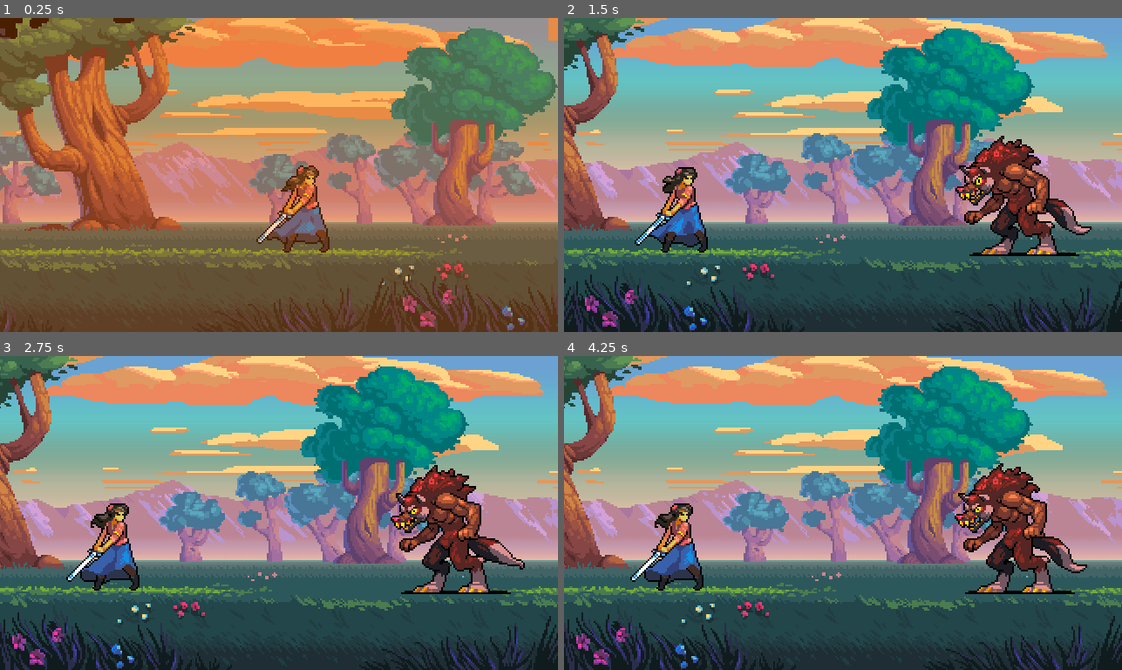
Above: before the commit, frames 1-4 (two rows, left to right).
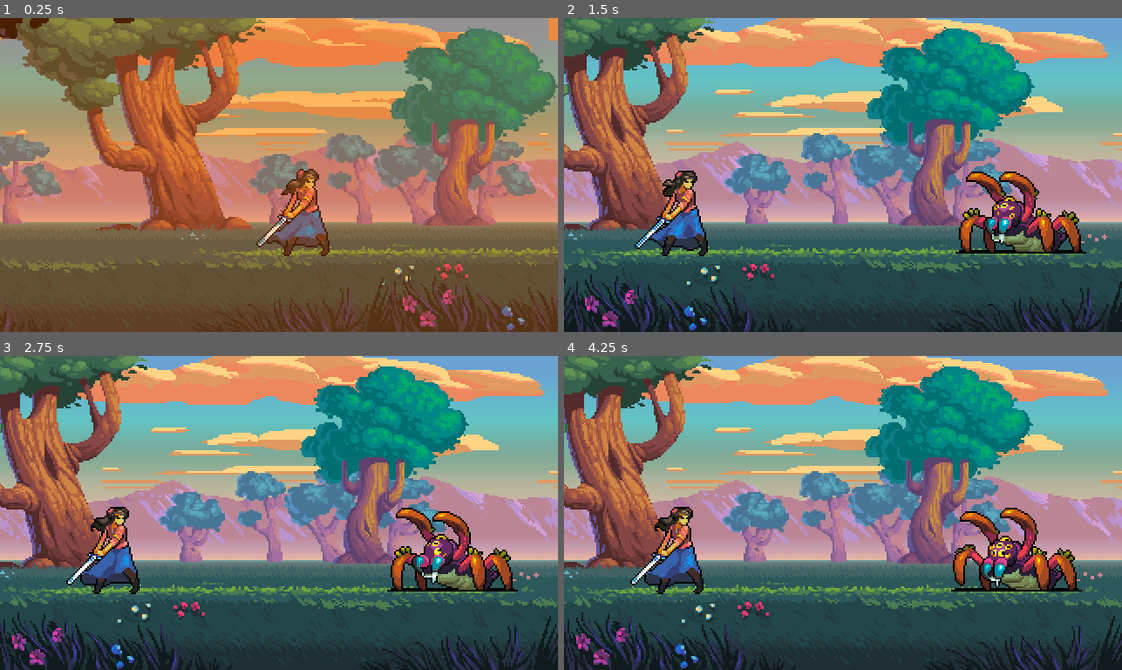
Above: after the commit, the same moments.

Repository: IcefoxCross/RPG_Udemy_GMS2GODOT
Game: Godot game, scene res://MainScenes/Battle/Battle.tscn
The game is run twice, just before and just after one commit, with the same random seed, the same clock (stepped at 60 frames per second) and the same inputs. This scene is started directly instead of the project's main scene. The engine's default icon, where the game draws it, is replaced by a stand-in: a white triangle on a blue panel in a dark square.
Inputs:
- Up to frame 1 (0.25 s): no input
- Up to frame 2 (1.5 s): hold Right (move_right) 0.53-1.28 s; hold Down (move_down) from 1.28 s (still down)
- Up to frame 3 (2.75 s): release Down (move_down) at 2.03 s; hold Right (move_right) from 2.03 s (still down)
- Up to frame 4 (4.25 s): release Right (move_right) at 2.78 s; hold Up (move_up) 2.78-3.53 s; hold Left (move_left) from 3.53 s (still down)

The runs differ from the first frame. In frame 1, 22% of the frame differs, in the area x 0-100%, y 0-78%; in frame 2, 19%; in frame 3, 19%; in frame 4, 19%.

Commit message:
section 13/class 39

Diff:
--- a/Engine/GameData.gd
+++ b/Engine/GameData.gd
@@ -22,7 +22,7 @@
 			"experience": 0,
 			"actions": []
 		},
-		"monster": {
+		"spider": {
 			"name": "Spider",
 			"health": 3,
 			"attack": 5,
--- a/MainScenes/Battle/Battle.tscn
+++ b/MainScenes/Battle/Battle.tscn
@@ -12,8 +12,8 @@
 [ext_resource path="res://UI/Assets/Battle/b_trees_foreground.png" type="Texture" id=10]
 [ext_resource path="res://MainScenes/GameCamera.tscn" type="PackedScene" id=11]
 [ext_resource path="res://MainScenes/Battle/BattleCamera.gd" type="Script" id=12]
-[ext_resource path="res://MainScenes/Battle/Units/PlayerUnit.tscn" type="PackedScene" id=13]
-[ext_resource path="res://MainScenes/Battle/Units/EnemyUnit.tscn" type="PackedScene" id=14]
+[ext_resource path="res://MainScenes/Battle/Units/EnemyUnit.tscn" type="PackedScene" id=13]
+[ext_resource path="res://MainScenes/Battle/Units/PlayerUnit.tscn" type="PackedScene" id=14]
 [ext_resource path="res://icon.png" type="Texture" id=15]
 
 [sub_resource type="TileSet" id=1]
@@ -56,18 +56,17 @@
 region_rect = Rect2( 0, 0, 1000, 180 )
 
 [node name="Sprite4" type="Sprite" parent="Background"]
-position = Vector2( 120, 0 )
+position = Vector2( 160, 0 )
 texture = ExtResource( 6 )
 centered = false
 region_enabled = true
 region_rect = Rect2( 0, 0, 960, 180 )
 
 [node name="Sprite5" type="Sprite" parent="Background"]
-position = Vector2( 270, 0 )
 texture = ExtResource( 7 )
 centered = false
 region_enabled = true
-region_rect = Rect2( 0, 0, 840, 180 )
+region_rect = Rect2( 0, 0, 1260, 180 )
 
 [node name="Sprite6" type="Sprite" parent="Background"]
 position = Vector2( 112, 0 )
@@ -100,11 +99,12 @@
 [node name="Units" type="Node" parent="."]
 editor/display_folded = true
 
-[node name="PlayerUnit" parent="Units" instance=ExtResource( 13 )]
-position = Vector2( 544, 224 )
+[node name="EnemyUnit" parent="Units" instance=ExtResource( 13 )]
+position = Vector2( 736, 200 )
+unit_name = "spider"
 
-[node name="EnemyUnit" parent="Units" instance=ExtResource( 14 )]
-position = Vector2( 736, 226 )
+[node name="PlayerUnit" parent="Units" instance=ExtResource( 14 )]
+position = Vector2( 544, 184 )
 
 [node name="IdleView" type="TileMap" parent="."]
 visible = false
--- a/MainScenes/Battle/Units/BattleUnit.gd
+++ b/MainScenes/Battle/Units/BattleUnit.gd
@@ -1,12 +1,57 @@
 extends Node2D
+
+onready var sprite = $Sprite
+onready var anim = $AnimationPlayer
+
+var level
+var _class
+var items
+var actions
+var stats
+var draw_health
 
 var action_meter
 var max_action_meter
 var item_index
 var state
 
+var stats_object
+var anim_speed = {}
+var sprites = {}
+
 func _ready():
 	action_meter = 0
 	max_action_meter = 100
 	item_index = 0
 	state = null
+
+func start(_name, _level, is_enemy, idle_speed, attack_speed, hit_speed, range_speed):
+	level = _level
+	# Stats object
+	stats_object = self
+	if not is_enemy:
+		stats_object = Stats
+	# Enemy stats
+	if is_enemy:
+		stats = Stats.get_stats_from_class(_name)
+		draw_health = stats["health"]
+	sprite.flip_h = is_enemy
+
+	sprites["idle"] = load(str("res://MainScenes/Battle/Units/Assets/",_name,"/s_battle_",_name,"_idle.png"))
+	sprites["approach"] = load(str("res://MainScenes/Battle/Units/Assets/",_name,"/s_battle_",_name,"_approach.png"))
+	sprites["attack"] = load(str("res://MainScenes/Battle/Units/Assets/",_name,"/s_battle_",_name,"_attack.png"))
+	sprites["return"] = load(str("res://MainScenes/Battle/Units/Assets/",_name,"/s_battle_",_name,"_return.png"))
+	sprites["hit"] = load(str("res://MainScenes/Battle/Units/Assets/",_name,"/s_battle_",_name,"_hit.png"))
+	sprites["ranged"] = load(str("res://MainScenes/Battle/Units/Assets/",_name,"/s_battle_",_name,"_ranged.png"))
+
+	anim_speed["idle"] = idle_speed
+	anim_speed["approach"] = 0
+	anim_speed["attack"] = attack_speed
+	anim_speed["return"] = 0
+	anim_speed["hit"] = hit_speed
+	anim_speed["ranged"] = range_speed
+
+	anim.playback_speed = anim_speed["idle"]
+	sprite.texture = sprites["idle"]
+	anim.current_animation = "idle"
+	anim.play("idle")
--- a/MainScenes/Battle/Units/BattleUnit.tscn
+++ b/MainScenes/Battle/Units/BattleUnit.tscn
@@ -1,6 +1,187 @@
-[gd_scene load_steps=2 format=2]
+[gd_scene load_steps=8 format=2]
 
 [ext_resource path="res://MainScenes/Battle/Units/BattleUnit.gd" type="Script" id=1]
 
+[sub_resource type="Animation" id=1]
+resource_name = "approach"
+length = 0.3
+tracks/0/type = "value"
+tracks/0/path = NodePath("Sprite:hframes")
+tracks/0/interp = 1
+tracks/0/loop_wrap = true
+tracks/0/imported = false
+tracks/0/enabled = true
+tracks/0/keys = {
+"times": PoolRealArray( 0 ),
+"transitions": PoolRealArray( 1 ),
+"update": 1,
+"values": [ 3 ]
+}
+tracks/1/type = "value"
+tracks/1/path = NodePath("Sprite:frame")
+tracks/1/interp = 1
+tracks/1/loop_wrap = true
+tracks/1/imported = false
+tracks/1/enabled = true
+tracks/1/keys = {
+"times": PoolRealArray( 0, 0.1, 0.2 ),
+"transitions": PoolRealArray( 1, 1, 1 ),
+"update": 1,
+"values": [ 0, 1, 2 ]
+}
+
+[sub_resource type="Animation" id=2]
+resource_name = "attack"
+length = 0.4
+tracks/0/type = "value"
+tracks/0/path = NodePath("Sprite:hframes")
+tracks/0/interp = 1
+tracks/0/loop_wrap = true
+tracks/0/imported = false
+tracks/0/enabled = true
+tracks/0/keys = {
+"times": PoolRealArray( 0 ),
+"transitions": PoolRealArray( 1 ),
+"update": 1,
+"values": [ 4 ]
+}
+tracks/1/type = "value"
+tracks/1/path = NodePath("Sprite:frame")
+tracks/1/interp = 1
+tracks/1/loop_wrap = true
+tracks/1/imported = false
+tracks/1/enabled = true
+tracks/1/keys = {
+"times": PoolRealArray( 0, 0.1, 0.2, 0.3 ),
+"transitions": PoolRealArray( 1, 1, 1, 1 ),
+"update": 1,
+"values": [ 0, 1, 2, 3 ]
+}
+
+[sub_resource type="Animation" id=3]
+resource_name = "hit"
+length = 0.3
+tracks/0/type = "value"
+tracks/0/path = NodePath("Sprite:hframes")
+tracks/0/interp = 1
+tracks/0/loop_wrap = true
+tracks/0/imported = false
+tracks/0/enabled = true
+tracks/0/keys = {
+"times": PoolRealArray( 0 ),
+"transitions": PoolRealArray( 1 ),
+"update": 1,
+"values": [ 3 ]
+}
+tracks/1/type = "value"
+tracks/1/path = NodePath("Sprite:frame")
+tracks/1/interp = 1
+tracks/1/loop_wrap = true
+tracks/1/imported = false
+tracks/1/enabled = true
+tracks/1/keys = {
+"times": PoolRealArray( 0, 0.1, 0.2 ),
+"transitions": PoolRealArray( 1, 1, 1 ),
+"update": 1,
+"values": [ 0, 1, 2 ]
+}
+
+[sub_resource type="Animation" id=4]
+resource_name = "idle"
+length = 0.4
+loop = true
+tracks/0/type = "value"
+tracks/0/path = NodePath("Sprite:hframes")
+tracks/0/interp = 1
+tracks/0/loop_wrap = true
+tracks/0/imported = false
+tracks/0/enabled = true
+tracks/0/keys = {
+"times": PoolRealArray( 0 ),
+"transitions": PoolRealArray( 1 ),
+"update": 1,
+"values": [ 4 ]
+}
+tracks/1/type = "value"
+tracks/1/path = NodePath("Sprite:frame")
+tracks/1/interp = 1
+tracks/1/loop_wrap = true
+tracks/1/imported = false
+tracks/1/enabled = true
+tracks/1/keys = {
+"times": PoolRealArray( 0, 0.1, 0.2, 0.3 ),
+"transitions": PoolRealArray( 1, 1, 1, 1 ),
+"update": 1,
+"values": [ 0, 1, 2, 3 ]
+}
+
+[sub_resource type="Animation" id=5]
+resource_name = "ranged"
+length = 0.9
+tracks/0/type = "value"
+tracks/0/path = NodePath("Sprite:hframes")
+tracks/0/interp = 1
+tracks/0/loop_wrap = true
+tracks/0/imported = false
+tracks/0/enabled = true
+tracks/0/keys = {
+"times": PoolRealArray( 0 ),
+"transitions": PoolRealArray( 1 ),
+"update": 1,
+"values": [ 9 ]
+}
+tracks/1/type = "value"
+tracks/1/path = NodePath("Sprite:frame")
+tracks/1/interp = 1
+tracks/1/loop_wrap = true
+tracks/1/imported = false
+tracks/1/enabled = true
+tracks/1/keys = {
+"times": PoolRealArray( 0, 0.1, 0.2, 0.3, 0.4, 0.5, 0.6, 0.7, 0.8 ),
+"transitions": PoolRealArray( 1, 1, 1, 1, 1, 1, 1, 1, 1 ),
+"update": 1,
+"values": [ 0, 1, 2, 3, 4, 5, 6, 7, 8 ]
+}
+
+[sub_resource type="Animation" id=6]
+resource_name = "return"
+length = 0.5
+tracks/0/type = "value"
+tracks/0/path = NodePath("Sprite:hframes")
+tracks/0/interp = 1
+tracks/0/loop_wrap = true
+tracks/0/imported = false
+tracks/0/enabled = true
+tracks/0/keys = {
+"times": PoolRealArray( 0 ),
+"transitions": PoolRealArray( 1 ),
+"update": 1,
+"values": [ 5 ]
+}
+tracks/1/type = "value"
+tracks/1/path = NodePath("Sprite:frame")
+tracks/1/interp = 1
+tracks/1/loop_wrap = true
+tracks/1/imported = false
+tracks/1/enabled = true
+tracks/1/keys = {
+"times": PoolRealArray( 0, 0.1, 0.2, 0.3, 0.4 ),
+"transitions": PoolRealArray( 1, 1, 1, 1, 1 ),
+"update": 1,
+"values": [ 0, 1, 2, 3, 4 ]
+}
+
 [node name="BattleUnit" type="Node2D"]
 script = ExtResource( 1 )
+
+[node name="Sprite" type="Sprite" parent="."]
+hframes = 5
+frame = 4
+
+[node name="AnimationPlayer" type="AnimationPlayer" parent="."]
+anims/approach = SubResource( 1 )
+anims/attack = SubResource( 2 )
+anims/hit = SubResource( 3 )
+anims/idle = SubResource( 4 )
+anims/ranged = SubResource( 5 )
+anims/return = SubResource( 6 )
--- a/MainScenes/Battle/Units/EnemyUnit.gd
+++ b/MainScenes/Battle/Units/EnemyUnit.gd
@@ -1,9 +1,8 @@
 extends "res://MainScenes/Battle/Units/BattleUnit.gd"
 
-onready var anim = $AnimationPlayer
-onready var sprite = $Sprite
+export (String) var unit_name
 
 func _ready():
 	._ready()
-	anim.playback_speed = 1
-	sprite.flip_h = true
+
+	start(unit_name, 1, true, .7, .6, .8, .6)
--- a/MainScenes/Battle/Units/EnemyUnit.tscn
+++ b/MainScenes/Battle/Units/EnemyUnit.tscn
@@ -1,14 +1,13 @@
-[gd_scene load_steps=4 format=2]
+[gd_scene load_steps=3 format=2]
 
 [ext_resource path="res://MainScenes/Battle/Units/EnemyUnit.gd" type="Script" id=1]
-[ext_resource path="res://MainScenes/Battle/Units/Assets/s_battle_werewolf_idle_strip8.png" type="Texture" id=2]
 
 [sub_resource type="Animation" id=1]
 resource_name = "idle"
 length = 0.8
 loop = true
 tracks/0/type = "value"
-tracks/0/path = NodePath("Sprite:texture")
+tracks/0/path = NodePath("Sprite:hframes")
 tracks/0/interp = 1
 tracks/0/loop_wrap = true
 tracks/0/imported = false
@@ -17,27 +16,15 @@
 "times": PoolRealArray( 0 ),
 "transitions": PoolRealArray( 1 ),
 "update": 1,
-"values": [ ExtResource( 2 ) ]
+"values": [ 8 ]
 }
 tracks/1/type = "value"
-tracks/1/path = NodePath("Sprite:hframes")
+tracks/1/path = NodePath("Sprite:frame")
 tracks/1/interp = 1
 tracks/1/loop_wrap = true
 tracks/1/imported = false
 tracks/1/enabled = true
 tracks/1/keys = {
-"times": PoolRealArray( 0 ),
-"transitions": PoolRealArray( 1 ),
-"update": 1,
-"values": [ 8 ]
-}
-tracks/2/type = "value"
-tracks/2/path = NodePath("Sprite:frame")
-tracks/2/interp = 1
-tracks/2/loop_wrap = true
-tracks/2/imported = false
-tracks/2/enabled = true
-tracks/2/keys = {
 "times": PoolRealArray( 0, 0.1, 0.2, 0.3, 0.4, 0.5, 0.6, 0.7 ),
 "transitions": PoolRealArray( 1, 1, 1, 1, 1, 1, 1, 1 ),
 "update": 1,
@@ -48,11 +35,8 @@
 script = ExtResource( 1 )
 
 [node name="Sprite" type="Sprite" parent="."]
-position = Vector2( 0, -37 )
-texture = ExtResource( 2 )
 hframes = 8
-frame = 2
+frame = 5
 
 [node name="AnimationPlayer" type="AnimationPlayer" parent="."]
-autoplay = "idle"
 anims/idle = SubResource( 1 )
--- a/MainScenes/Battle/Units/PlayerUnit.gd
+++ b/MainScenes/Battle/Units/PlayerUnit.gd
@@ -1,7 +1,6 @@
 extends "res://MainScenes/Battle/Units/BattleUnit.gd"
-
-onready var anim = $AnimationPlayer
 
 func _ready():
 	._ready()
-	anim.playback_speed = .8
+
+	start("elizabeth", Stats.level, false, .8, .64, .8, .64)
--- a/MainScenes/Battle/Units/PlayerUnit.tscn
+++ b/MainScenes/Battle/Units/PlayerUnit.tscn
@@ -1,59 +1,11 @@
-[gd_scene load_steps=4 format=2]
+[gd_scene load_steps=3 format=2]
 
-[ext_resource path="res://MainScenes/Battle/Units/PlayerUnit.gd" type="Script" id=1]
-[ext_resource path="res://MainScenes/Battle/Units/Assets/s_battle_elizabeth_idle_strip4.png" type="Texture" id=2]
+[ext_resource path="res://MainScenes/Battle/Units/BattleUnit.tscn" type="PackedScene" id=1]
+[ext_resource path="res://MainScenes/Battle/Units/PlayerUnit.gd" type="Script" id=2]
 
-[sub_resource type="Animation" id=1]
-resource_name = "idle"
-length = 0.4
-loop = true
-tracks/0/type = "value"
-tracks/0/path = NodePath("Sprite:texture")
-tracks/0/interp = 1
-tracks/0/loop_wrap = true
-tracks/0/imported = false
-tracks/0/enabled = true
-tracks/0/keys = {
-"times": PoolRealArray( 0 ),
-"transitions": PoolRealArray( 1 ),
-"update": 1,
-"values": [ ExtResource( 2 ) ]
-}
-tracks/1/type = "value"
-tracks/1/path = NodePath("Sprite:hframes")
-tracks/1/interp = 1
-tracks/1/loop_wrap = true
-tracks/1/imported = false
-tracks/1/enabled = true
-tracks/1/keys = {
-"times": PoolRealArray( 0 ),
-"transitions": PoolRealArray( 1 ),
-"update": 1,
-"values": [ 4 ]
-}
-tracks/2/type = "value"
-tracks/2/path = NodePath("Sprite:frame")
-tracks/2/interp = 1
-tracks/2/loop_wrap = true
-tracks/2/imported = false
-tracks/2/enabled = true
-tracks/2/keys = {
-"times": PoolRealArray( 0, 0.1, 0.2, 0.3 ),
-"transitions": PoolRealArray( 1, 1, 1, 1 ),
-"update": 1,
-"values": [ 0, 1, 2, 3 ]
-}
+[node name="PlayerUnit" instance=ExtResource( 1 )]
+script = ExtResource( 2 )
 
-[node name="PlayerUnit" type="Node2D"]
-script = ExtResource( 1 )
-
-[node name="Sprite" type="Sprite" parent="."]
-position = Vector2( 0, -42 )
-texture = ExtResource( 2 )
-hframes = 4
-frame = 3
-
-[node name="AnimationPlayer" type="AnimationPlayer" parent="."]
-autoplay = "idle"
-playback_speed = 0.8
-anims/idle = SubResource( 1 )
+[node name="Sprite" parent="." index="0"]
+hframes = 3
+frame = 2
Binary file added: MainScenes/Battle/Units/Assets/elizabeth/s_battle_elizabeth_approach.png
Not shown, changed: MainScenes/Battle/Units/Assets/elizabeth/s_battle_elizabeth_approach.png.import
Not shown, added: MainScenes/Battle/Units/Assets/elizabeth/s_battle_elizabeth_approach_strip6.png.import
Binary file added: MainScenes/Battle/Units/Assets/elizabeth/s_battle_elizabeth_attack.png
Not shown, added: MainScenes/Battle/Units/Assets/elizabeth/s_battle_elizabeth_attack.png.import
Not shown, added: MainScenes/Battle/Units/Assets/elizabeth/s_battle_elizabeth_attack_strip4.png.import
Binary file added: MainScenes/Battle/Units/Assets/elizabeth/s_battle_elizabeth_hit.png
Not shown, added: MainScenes/Battle/Units/Assets/elizabeth/s_battle_elizabeth_hit.png.import
Not shown, added: MainScenes/Battle/Units/Assets/elizabeth/s_battle_elizabeth_hit_strip3.png.import
Renamed: MainScenes/Battle/Units/Assets/s_battle_elizabeth_idle_strip4.png -> MainScenes/Battle/Units/Assets/elizabeth/s_battle_elizabeth_idle.png
Not shown, added: MainScenes/Battle/Units/Assets/elizabeth/s_battle_elizabeth_idle.png.import
Not shown, added: MainScenes/Battle/Units/Assets/elizabeth/s_battle_elizabeth_idle_strip4.png.import
(and 30 more such lines)
